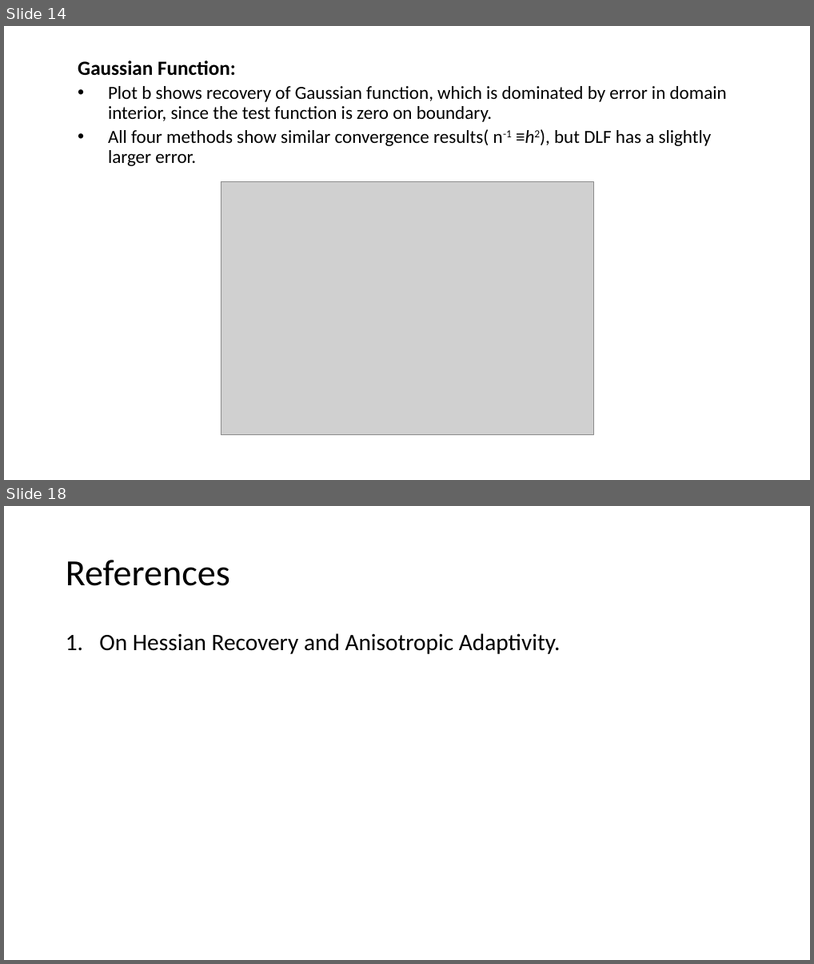
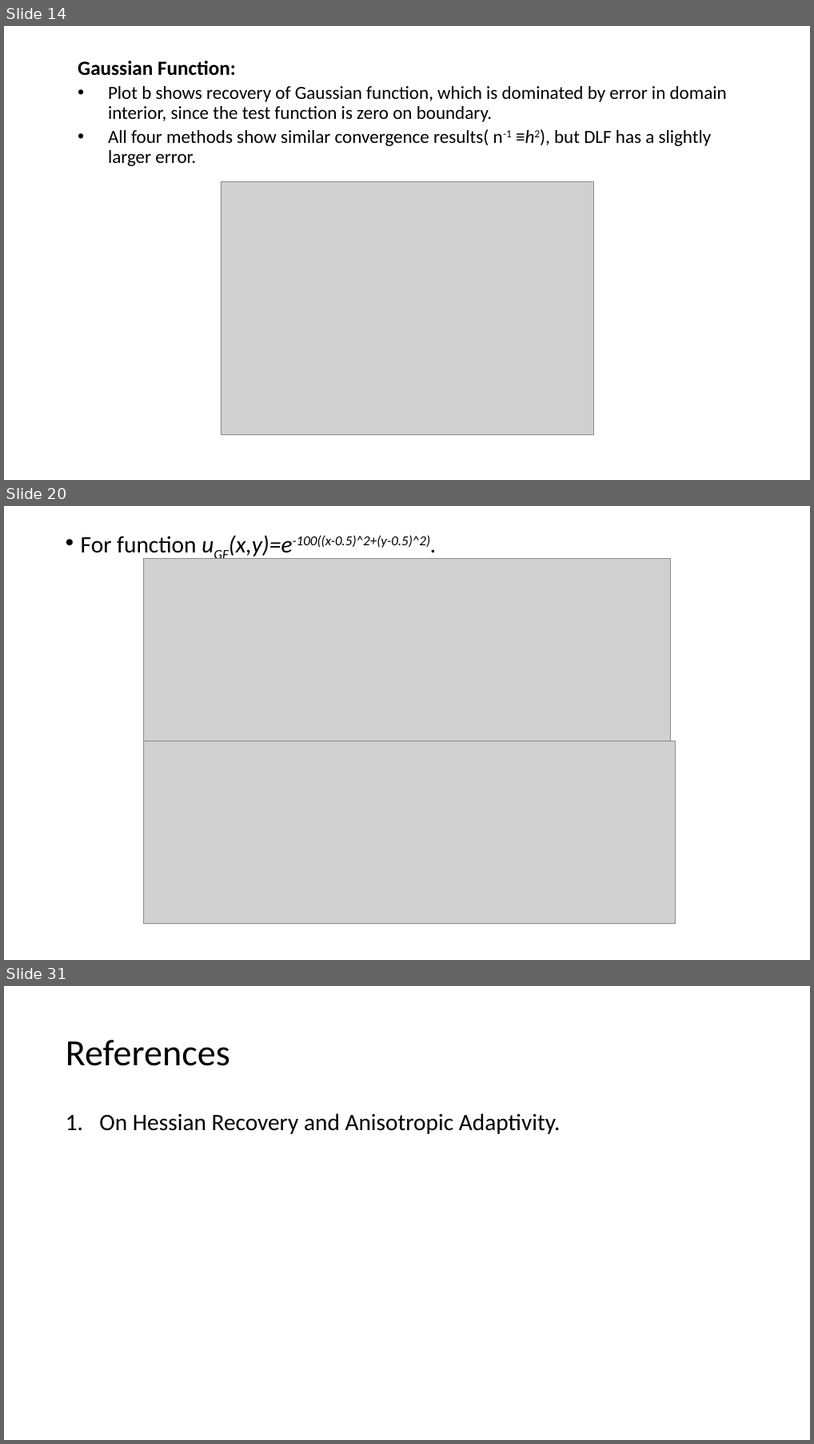
Before and after one commit to lohith921/amr, a slide deck: HBA.pptx. Shown one above the other, each under a label of ours: slides 14 and 18 before the commit, slides 14, 20 and 31 after it; the slides between them are not shown. The pictures are 814x964 and 814x1444 pixels, drawn with LibreOffice and Linux fonts; fonts in the diff are those of the drawing; grey boxes stand for pictures. Boxes give left, top, right and bottom in pixels: in the first picture for what was removed or moved away, otherwise in the second. Text is boxed around its words. In the diff, an @@ line names an element or a change of style, - is before the commit and + after.

```diff
--- a/HBA.pptx
+++ b/HBA.pptx
@@ slide 20 added at [4, 506, 810, 960], background #FFFFFF @@
@@ text added at [81, 535, 431, 559], 28 pt, text #000000, italic @@
+• For function uGF(x,y)=e-100((x-0.5)^2+(y-0.5)^2).
@@ picture added at [144, 559, 671, 740] @@
@@ picture added at [144, 740, 676, 924] @@
@@ what was slide 18 is now slide 31 @@
```
Also in this commit, not shown: 3 slides changed, 13 other slides added, 1 slide removed.
